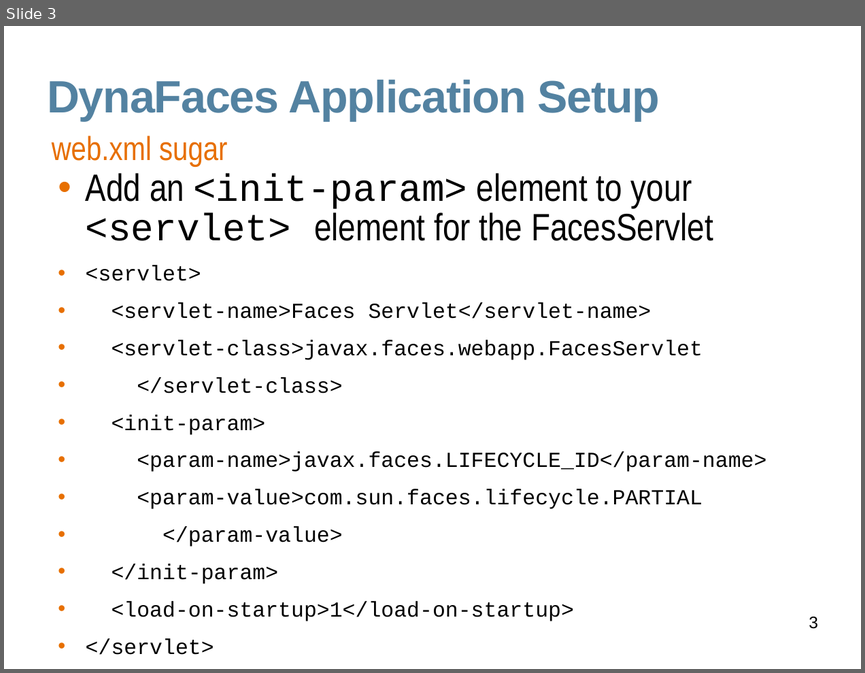
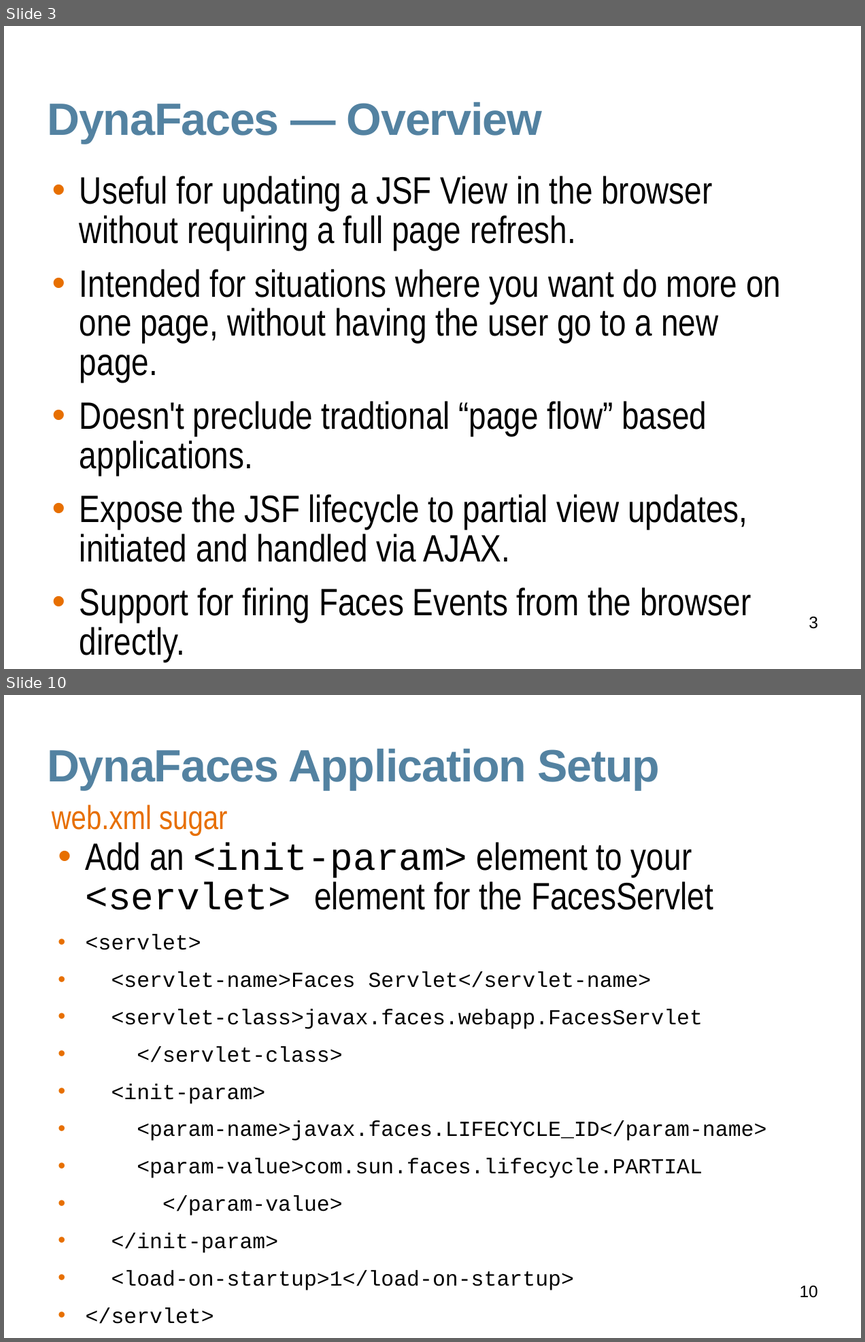
Before and after one commit to javaee/javaserverfaces-extensions, a slide deck: www/slides/dynafaces-advanced.odp. Shown one above the other, each under a label of ours: slide 3 before the commit, slides 3 and 10 after it; the slides between them are not shown. The pictures are 865x673 and 865x1342 pixels, drawn with LibreOffice and Linux fonts; fonts in the diff are those of the drawing; background and template pictures are left out. Boxes give left, top, right and bottom in pixels: in the first picture for what was removed or moved away, otherwise in the second. Text is boxed around its words. In the diff, an @@ line names an element or a change of style, - is before the commit and + after.

```diff
--- a/www/slides/dynafaces-advanced.odp
+++ b/www/slides/dynafaces-advanced.odp
@@ slide 3 added at (x1=4, y1=26, x2=861, y2=669), background #FFFFFF @@
@@ title added at (x1=47, y1=102, x2=542, y2=143), 38 pt, text #5382A1, bold @@
+DynaFaces — Overview
@@ text added at (x1=79, y1=176, x2=781, y2=660), 32 pt, text #000000 @@
+• Useful for updating a JSF View in the browser without requiring a full page refresh.
+• Intended for situations where you want do more on one page, without having the user go to a new page.
+• Doesn't preclude tradtional “page flow” based applications.
+• Expose the JSF lifecycle to partial view updates, initiated and handled via AJAX.
+• Support for firing Faces Events from the browser directly.
@@ page number added at (x1=808, y1=616, x2=818, y2=628), 14 pt, text #000000 @@
+3
@@ what was slide 3 is now slide 10 @@
@@ page number at (x1=800, y1=1285, x2=818, y2=1297): text changed @@
-3
+10
```
Also in this commit, not shown: 18 slides changed, 6 other slides added.
